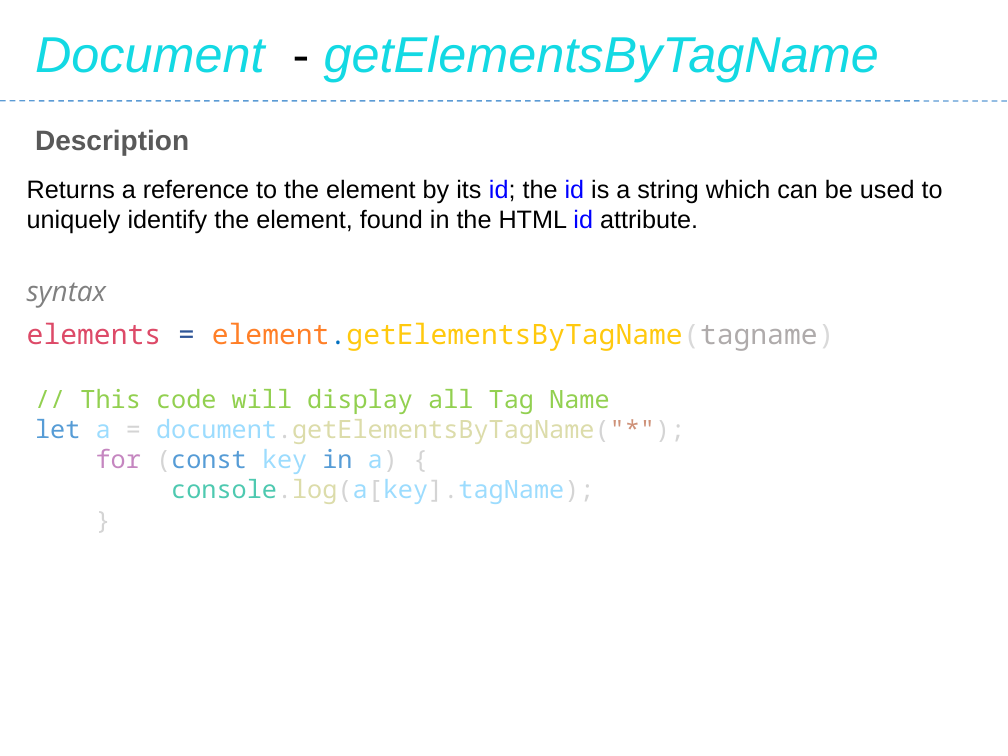
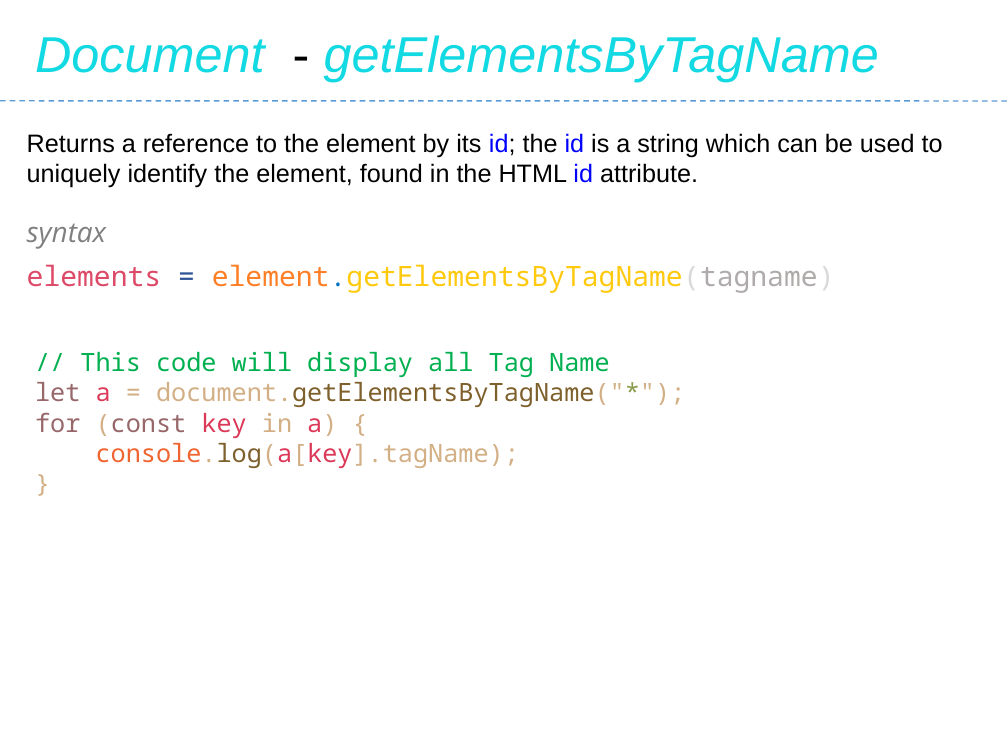
Before and after one commit to Saleel-Bagde/PPT-s, a slide deck: slide 216 of JavaScript.pptx. Drawn at 1008x756 pixels with LibreOffice and Linux fonts; fonts in the diff are those of the drawing. Boxes give left, top, right and bottom in pixels: in the first picture for what was removed or moved away, otherwise in the second. Text is boxed around its words. In the diff, an @@ line names an element or a change of style, - is before the commit and + after.

```diff
--- a/JavaScript.pptx
+++ b/JavaScript.pptx
@@ text "Returns a reference to the ...": place and size @@
-text "Returns a reference to the ..." at box(27, 179, 943, 234)
+text "Returns a reference to the ..." at box(27, 133, 943, 188)
@@ text removed at box(35, 129, 189, 155) @@
-Description
@@ text "syntax": place and size @@
-text "syntax" at box(27, 282, 106, 308)
+text "syntax" at box(27, 223, 106, 249)
@@ text "elements = element.getElementsByTagName(tagname)": place and size @@
-text "elements = element.getElementsByTagName(tagname)" at box(27, 322, 835, 351)
+text "elements = element.getElementsByTagName(tagname)" at box(27, 264, 835, 293)
@@ text "// This code will display ...": place and size @@
-text "// This code will display ..." at box(35, 389, 685, 504)
+text "// This code will display ..." at box(35, 352, 685, 468)
@@ text "// This code will display ..." at box(35, 352, 685, 468): text colour #92D050 to #00B050 in "// This code will display all Tag ..."; text colour #569CD6 to #98676A in "let", "(const"; text colour #9CDCFE to #DC3958 in "a", "key a)", "console.log(a[key].tagName);"; text colour #D4D4D4 to #D3AF86 in "= document.getElementsByTagName("*");", "(const a) {", "console.log(a[key].tagName);", "}"; text colour #9CDCFE to #D3AF86, text colour #DCDCAA to #7E602C in "document.getElementsByTagName("*");", "console.log(a[key].tagName);"; text colour #CE9178 to #D3AF86, text colour #CE9178 to #889B4A in "document.getElementsByTagName("*");"; text colour #C586C0 to #98676A in "for"; text colour #569CD6 to #D3AF86 in "in"; text colour #4EC9B0 to #F06431 in "console.log(a[key].tagName);" @@
```
Also in this commit, not shown: 17 other slides changed.
